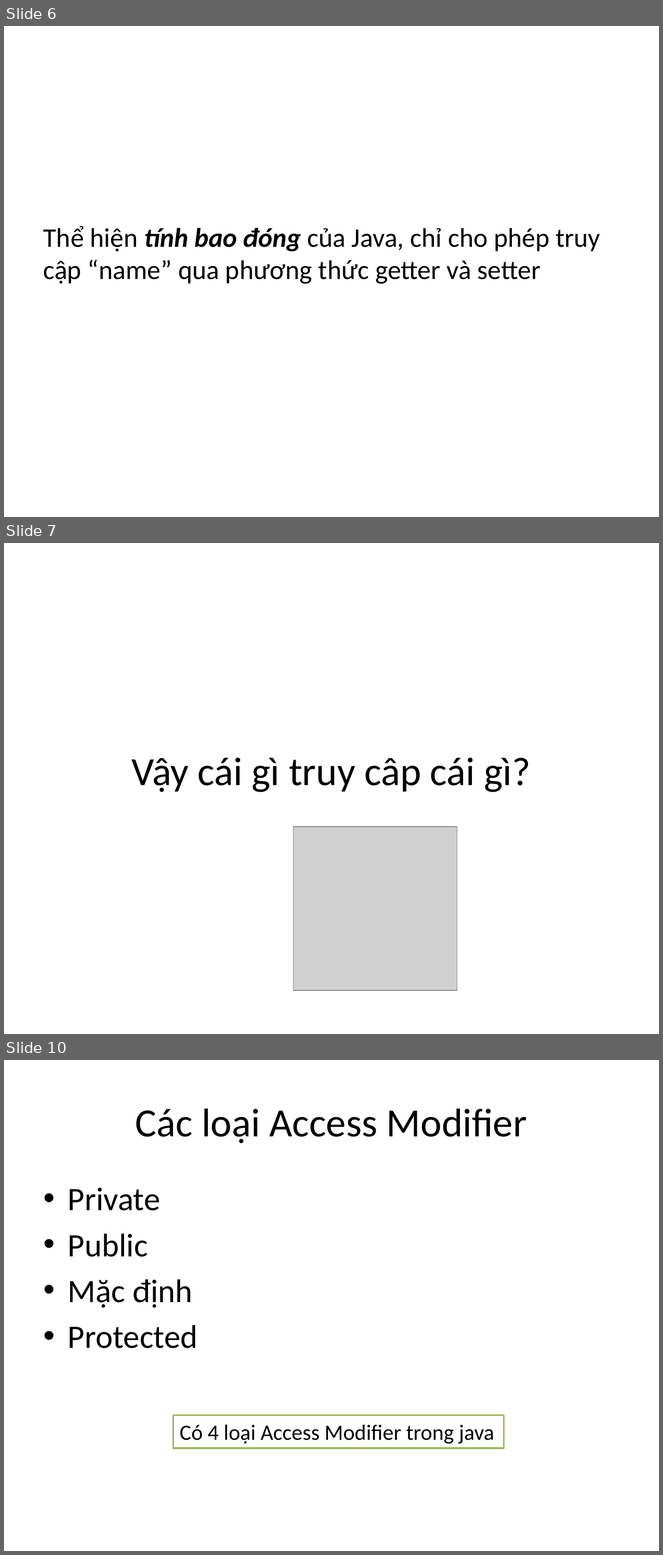
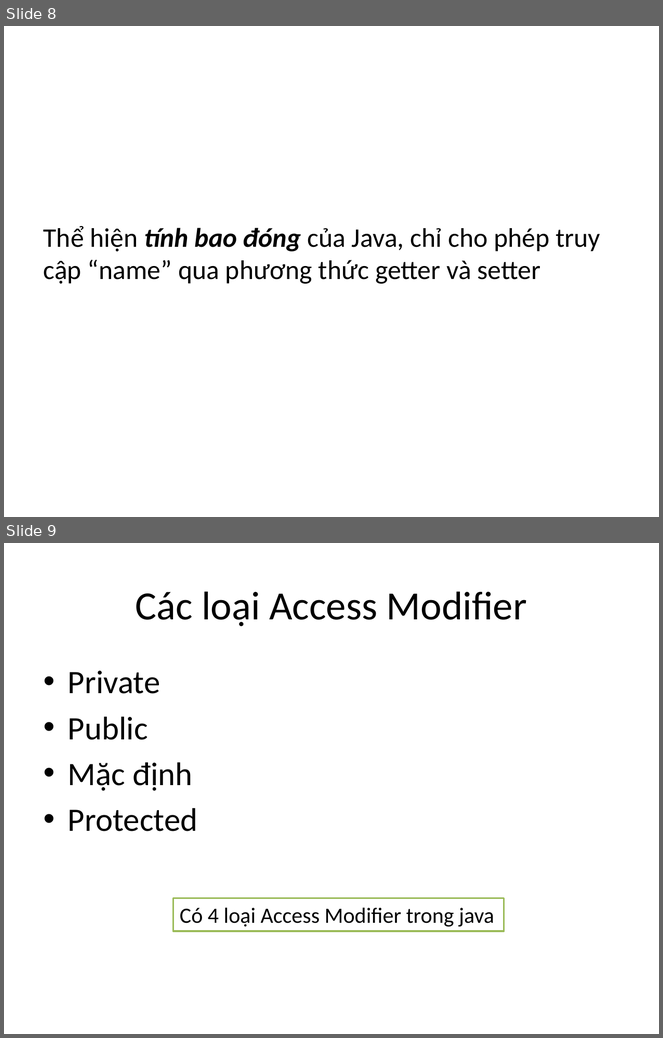
Before and after one commit to phithanh97cs/T3H, a slide deck: 3. Back-end/1. JavaCore/4. Access Modifier trong java.pptx. Shown one above the other, each under a label of ours: slides 6, 7 and 10 before the commit, slides 8 and 9 after it; the slides between them are not shown. The pictures are 663x1555 and 663x1038 pixels, drawn with LibreOffice and Linux fonts; fonts in the diff are those of the drawing; grey boxes stand for pictures. Boxes give left, top, right and bottom in pixels: in the first picture for what was removed or moved away, otherwise in the second. Text is boxed around its words. In the diff, an @@ line names an element or a change of style, - is before the commit and + after.

```diff
--- a/3. Back-end/1. JavaCore/4. Access Modifier trong java.pptx
+++ b/3. Back-end/1. JavaCore/4. Access Modifier trong java.pptx
@@ slide 7 removed at <box>4,543,659,1034</box>, background #FFFFFF @@
@@ title removed at <box>132,758,531,793</box> @@
-Vậy cái gì truy câp cái gì?
@@ picture removed at <box>294,827,457,991</box> @@
@@ what was slide 6 is now slide 8 @@
@@ what was slide 10 is now slide 9 @@
```
Also in this commit, not shown: 3 slides changed, 2 slides added, 2 other slides removed.
